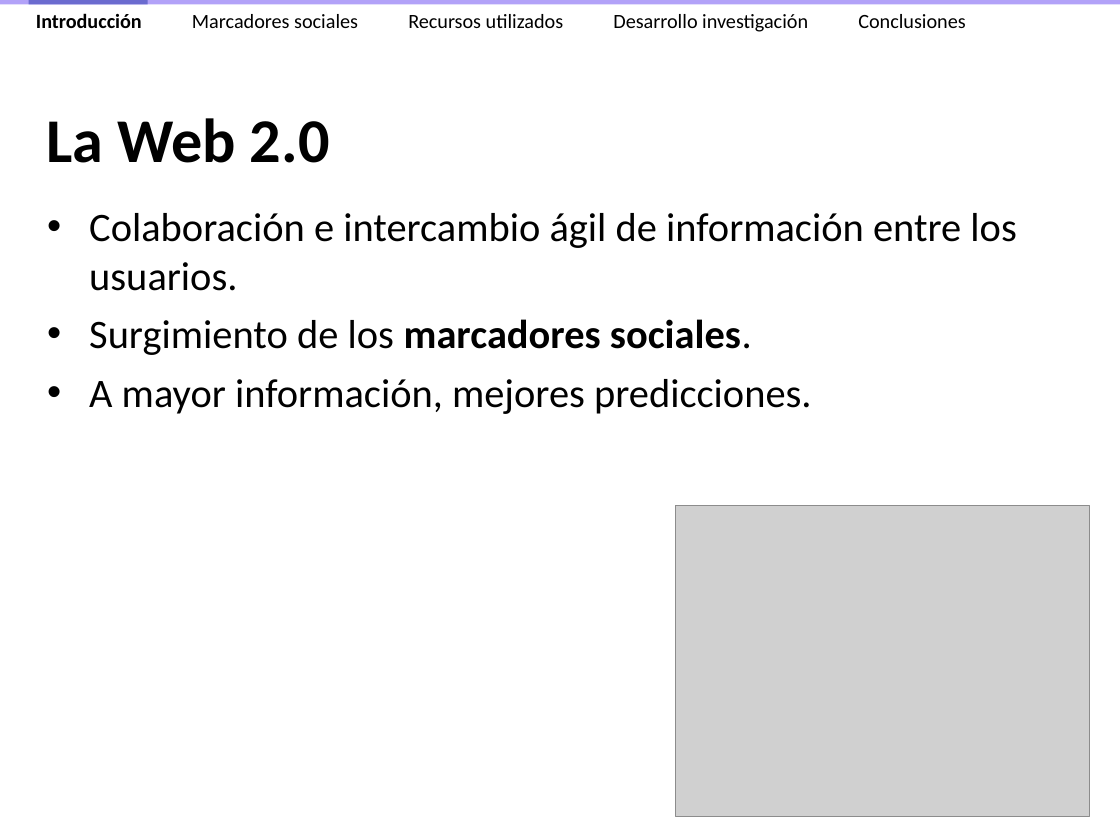
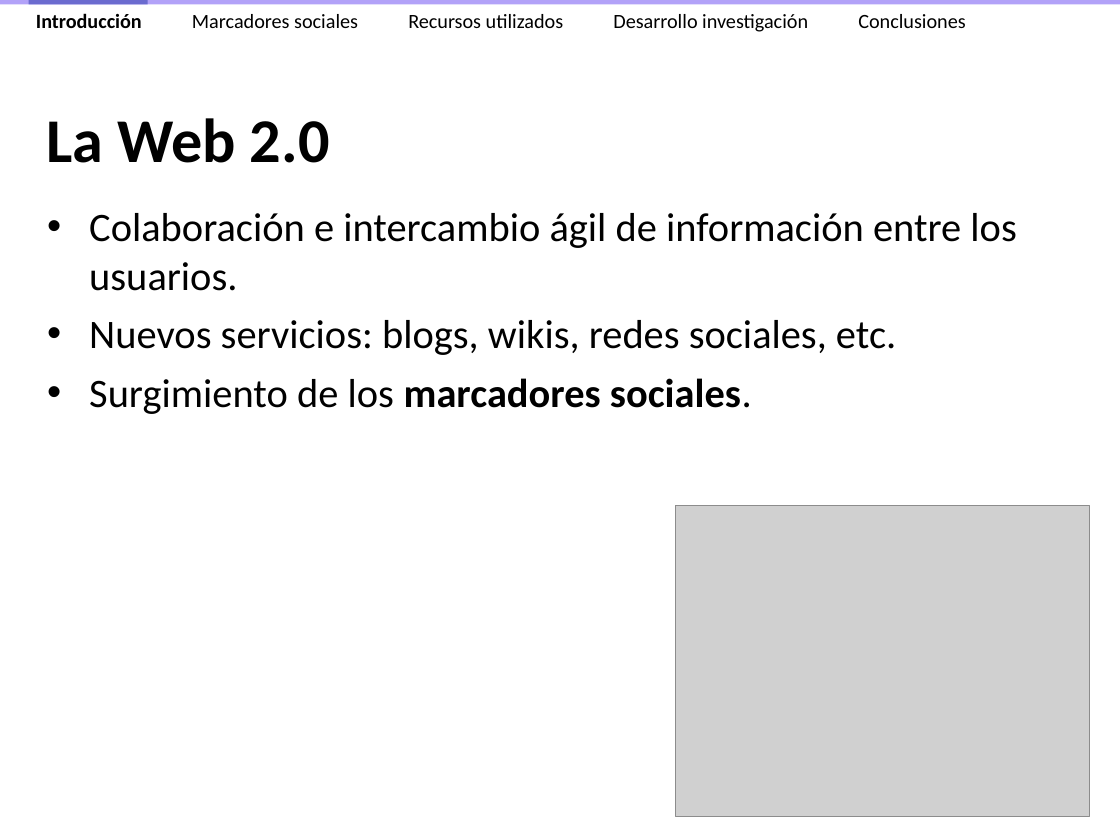
Before and after one commit to ak907kenai/nicotournetesis, a slide deck: slide 7 of docs_trunk/Presentación/Nicolás Tourné - Presentación Tesis (v2.4).ppt. Drawn at 1120x840 pixels with LibreOffice and Linux fonts; fonts in the diff are those of the drawing; grey boxes stand for pictures. Boxes give left, top, right and bottom in pixels: in the first picture for what was removed or moved away, otherwise in the second. Text is boxed around its words. In the diff, an @@ line names an element or a change of style, - is before the commit and + after.

```diff
--- a/docs_trunk/Presentación/Nicolás Tourné - Presentación Tesis (v2.4).ppt
+++ b/docs_trunk/Presentación/Nicolás Tourné - Presentación Tesis (v2.4).ppt
@@ text at (89,320,896,355): paragraph added @@
+• Nuevos servicios: blogs, wikis, redes sociales, etc.
@@ text at (89,379,812,414): paragraph removed @@
-• A mayor información, mejores predicciones.
```
Also in this commit, not shown: 2 other slides changed.
